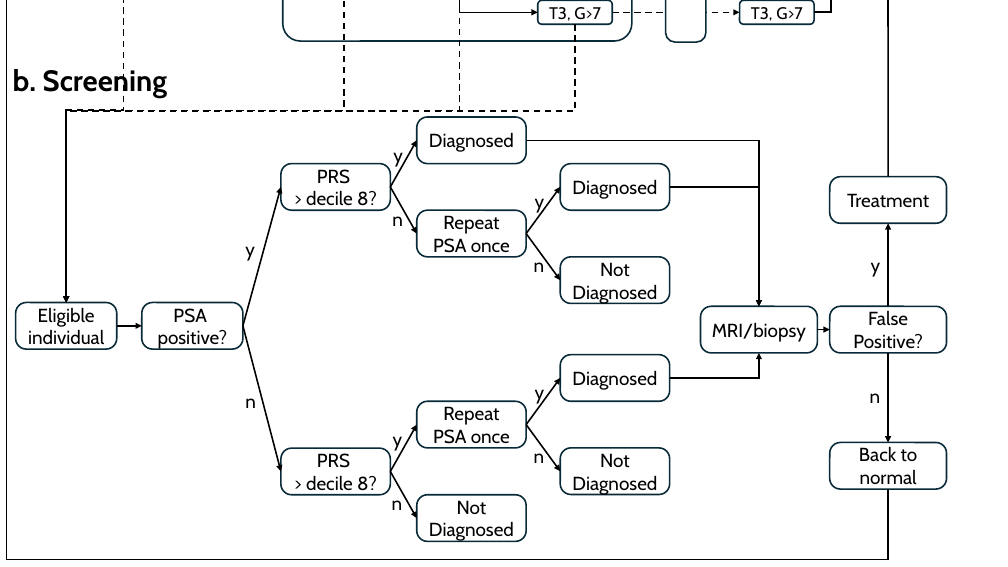
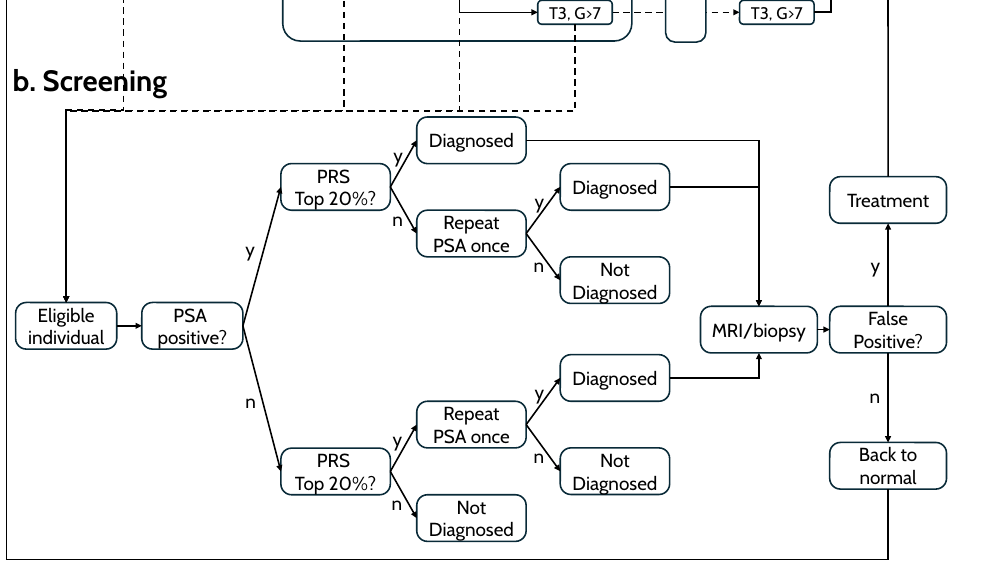
Before and after one commit to Mister-He/HepC-Transimission-Modelling, a slide deck: slide 7 of Model schematic.pptx. Drawn at 1008x567 pixels with LibreOffice and Linux fonts; fonts in the diff are those of the drawing; background and template pictures are left out. Boxes give left, top, right and bottom in pixels: in the first picture for what was removed or moved away, otherwise in the second. Text is boxed around its words. In the diff, an @@ line names an element or a change of style, - is before the commit and + after.

```diff
--- a/Model schematic.pptx
+++ b/Model schematic.pptx
@@ text in rounded rectangle at <box>295,191,377,211</box>: text changed @@
-> decile 8?
+Top 20%?
@@ text in rounded rectangle at <box>295,476,377,495</box>: text changed @@
-> decile 8?
+Top 20%?
```
Also in this commit, not shown: 1 slide added, 6 other files.
